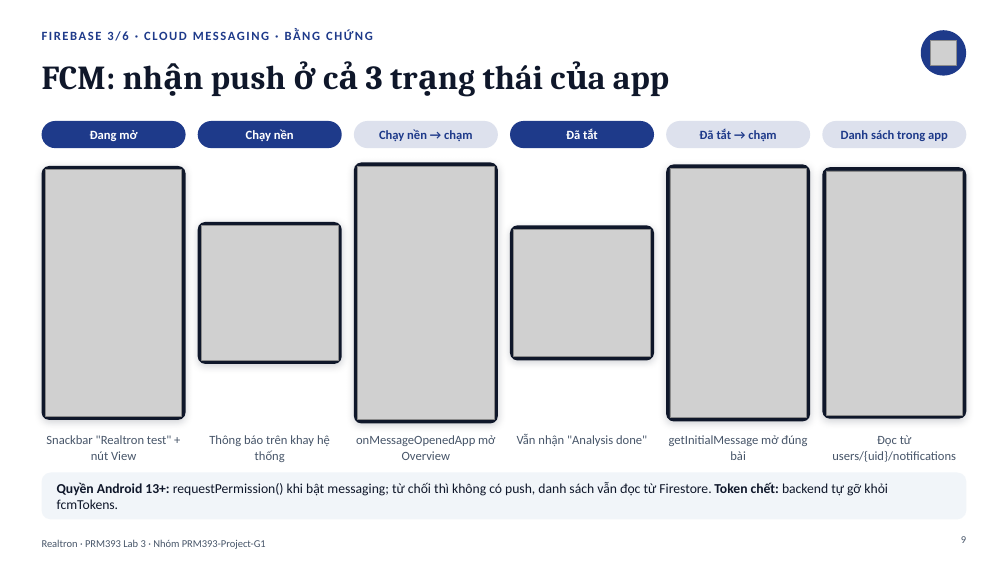
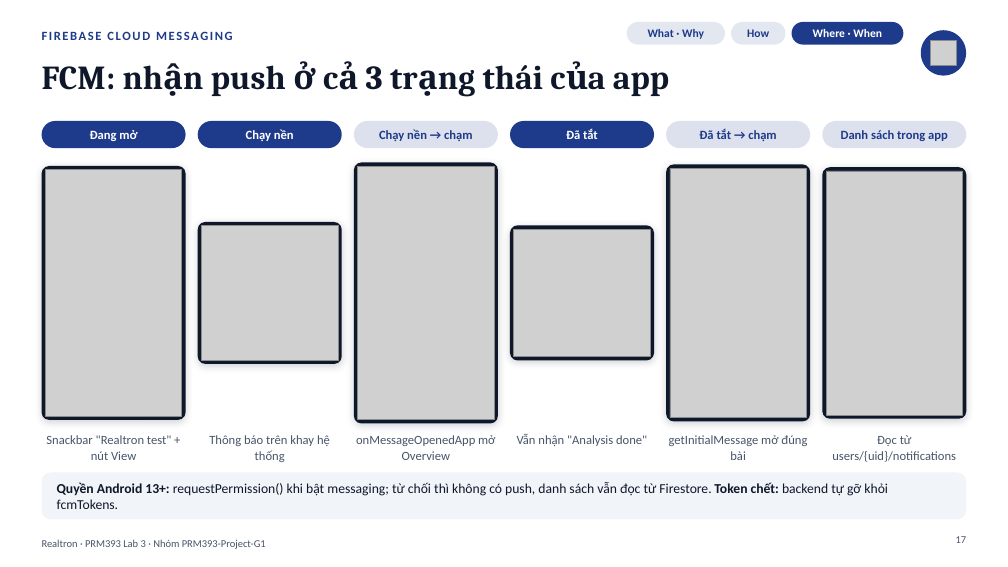
Before and after one commit to PRM393-Project-G1/Lab3, a slide deck: slide 17 of slides/Lab03_G1_slides.pptx (slide 9 before the commit). Drawn at 1008x567 pixels with LibreOffice and Linux fonts; fonts in the diff are those of the drawing; grey boxes stand for pictures. Boxes give left, top, right and bottom in pixels: in the first picture for what was removed or moved away, otherwise in the second. Text is boxed around its words. In the diff, an @@ line names an element or a change of style, - is before the commit and + after.

```diff
--- a/slides/Lab03_G1_slides.pptx
+++ b/slides/Lab03_G1_slides.pptx
@@ rounded rectangle added at (627, 22, 725, 45), fill #1E3A8A at 12% opacity @@
@@ text added at (648, 29, 704, 39), 11 pt, text #1E3A8A, bold @@
+What · Why
@@ rounded rectangle added at (731, 22, 786, 45), fill #1E3A8A at 12% opacity @@
@@ text added at (747, 29, 769, 37), 11 pt, text #1E3A8A, bold @@
+How
@@ rounded rectangle added at (792, 22, 904, 45), fill #1E3A8A @@
@@ text added at (813, 29, 882, 37), 11 pt, text #FFFFFF, bold @@
+Where · When
@@ text at (42, 31, 232, 40): text changed @@
-FIREBASE 3/6 · CLOUD MESSAGING · BẰNG CHỨNG
+FIREBASE CLOUD MESSAGING
@@ page number at (956, 536, 967, 543): text changed @@
-9
+17
```
Also in this commit, not shown: 6 other slides changed, 20 slides added, 3 slides removed, 7 other files.
